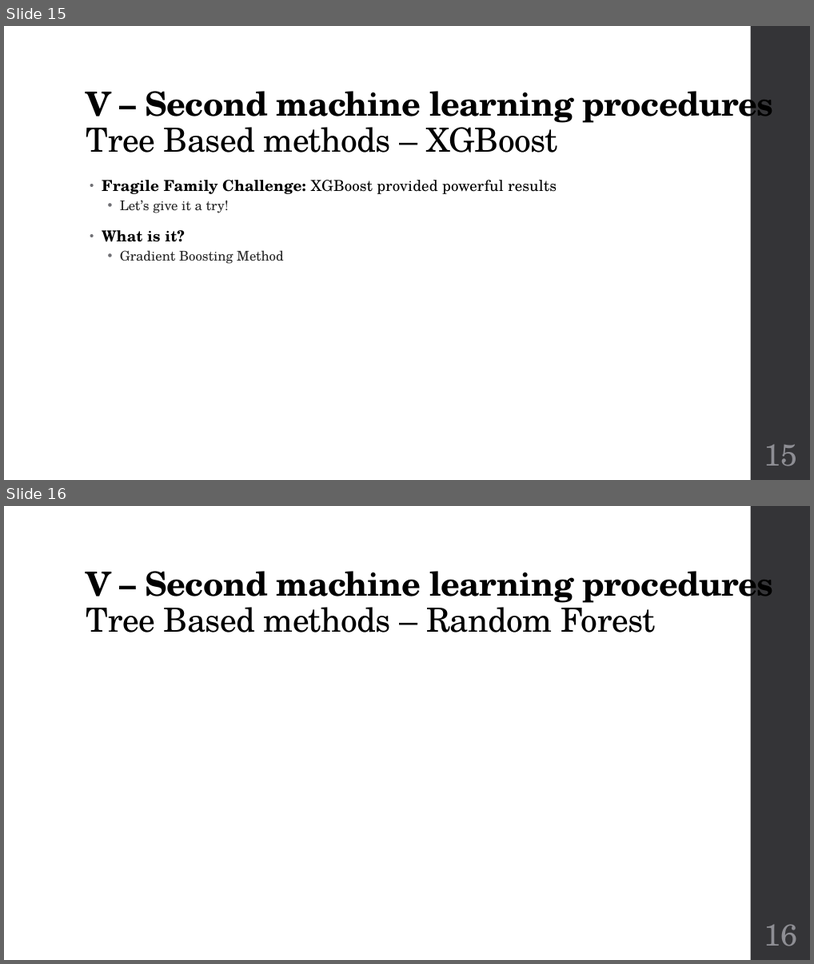
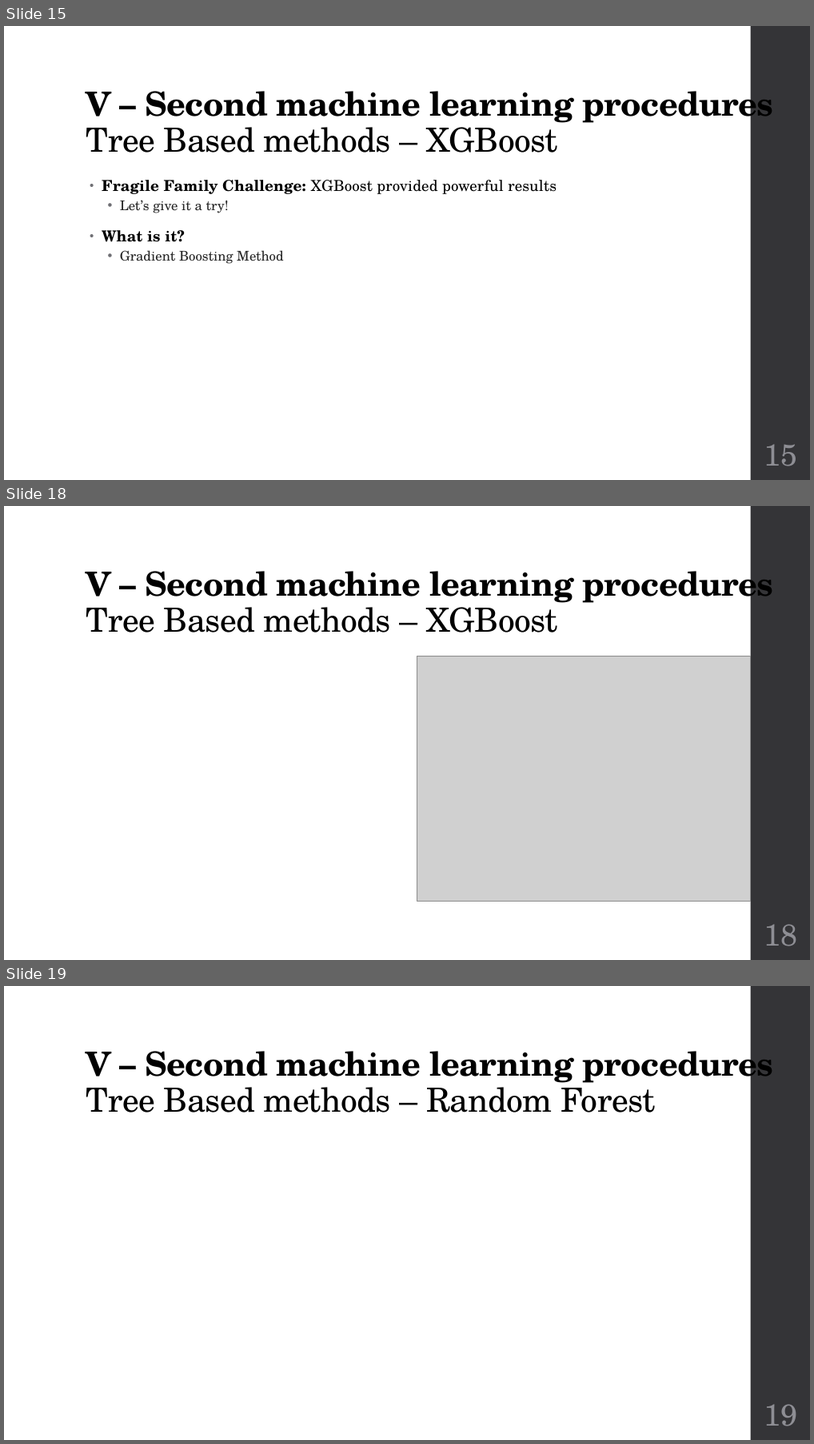
Before and after one commit to jveillon/Projet_Statapp, a slide deck: Soutenance/Soutenance - Présentation.pptx. Shown one above the other, each under a label of ours: slides 15 and 16 before the commit, slides 15, 18 and 19 after it; the slides between them are not shown. The pictures are 814x964 and 814x1444 pixels, drawn with LibreOffice and Linux fonts; fonts in the diff are those of the drawing; grey boxes stand for pictures. Boxes give left, top, right and bottom in pixels: in the first picture for what was removed or moved away, otherwise in the second. Text is boxed around its words. In the diff, an @@ line names an element or a change of style, - is before the commit and + after.

```diff
--- a/Soutenance/Soutenance - Présentation.pptx
+++ b/Soutenance/Soutenance - Présentation.pptx
@@ slide 18 added at [4, 506, 810, 960], background #FFFFFF; not listed: 1 template element that a slide beside it also shows @@
@@ title added at [86, 561, 774, 632], 39.6 pt, text #000000, bold @@
+V – Second machine learning procedures
+Tree Based methods – XGBoost
@@ picture added at [417, 656, 751, 900] @@
@@ page number added at [764, 924, 798, 946], 36 pt, text #8E8E94 @@
+18
@@ what was slide 16 is now slide 19 @@
@@ page number at [764, 1404, 798, 1426]: text changed @@
-16
+19
```
Also in this commit, not shown: 2 other slides added, 1 other file.
